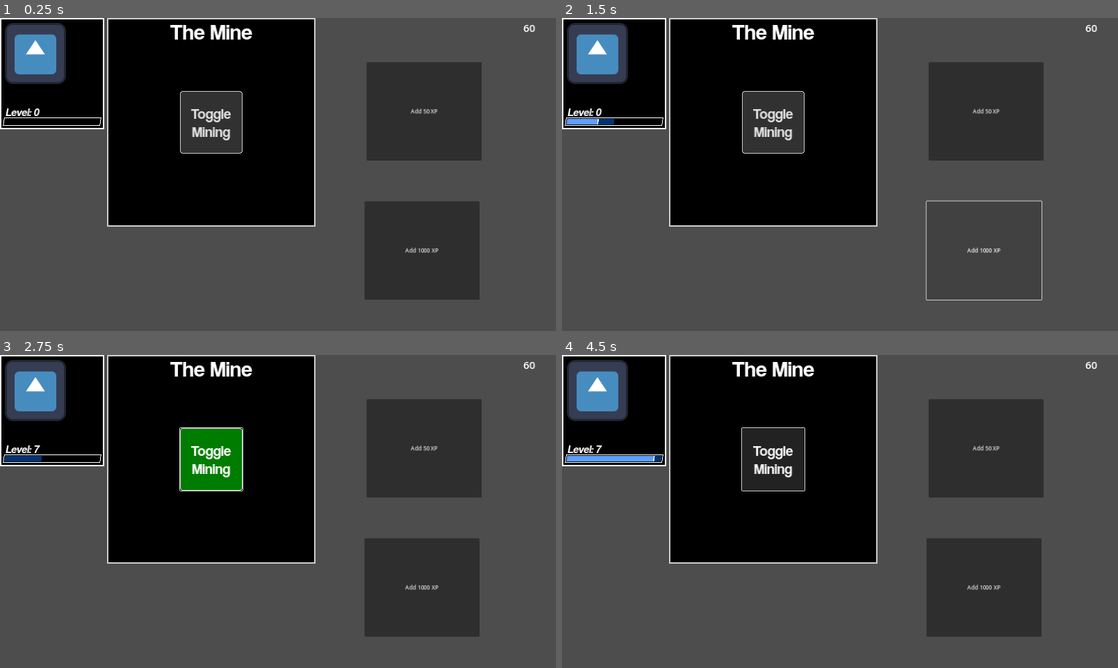
Above: before the commit, frames 1-4 (two rows, left to right).
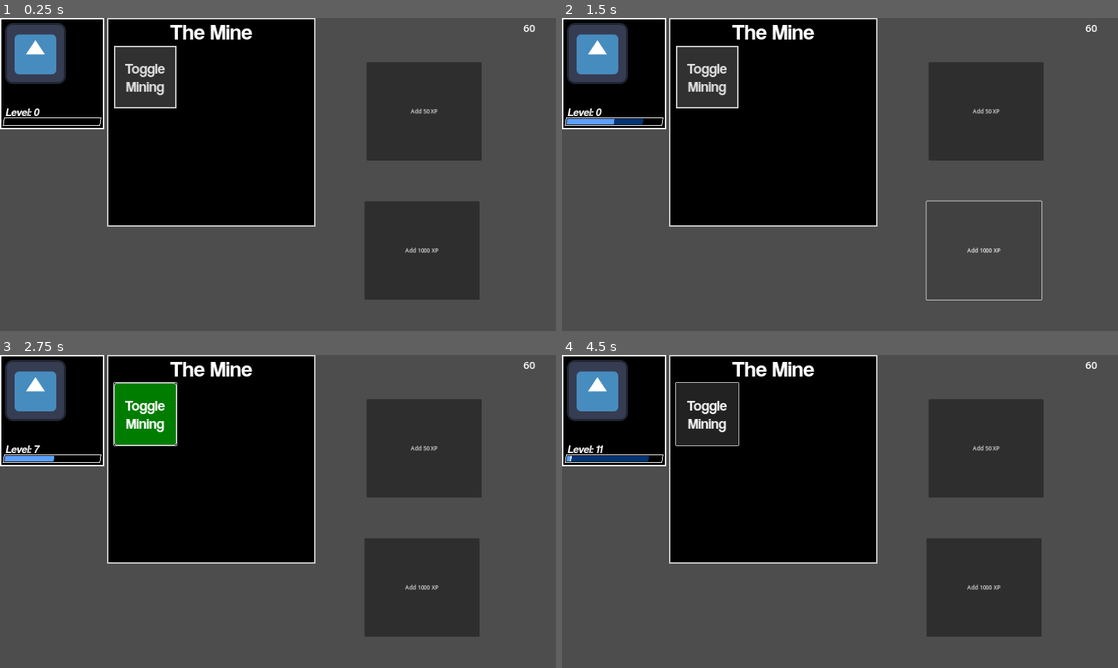
Above: after the commit, the same moments.

Repository: cphase/button-game
Game: Godot game, scene res://main.tscn
Same seed, same stepped clock (60 frames per second), same inputs: the game is played once before the commit and once after it. The engine's default icon, where the game draws it, is replaced by a stand-in: a white triangle on a blue panel in a dark square.
Inputs:
- Up to frame 1 (0.25 s): no input
- Up to frame 2 (1.5 s): click "Add 50 XP" at 0.5 s; click "Add 1000 XP" at 1.25 s
- Up to frame 3 (2.75 s): click "Toggle Mining" at 2 s
- Up to frame 4 (4.5 s): click "Add 50 XP" at 2.75 s; click "Add 1000 XP" at 3.5 s; click "Toggle Mining" at 4.25 s

The runs differ from the first frame. In frame 1, 4.5% of the frame differs, in the area x 20-44%, y 8-44%; in frame 2, 4.6%; in frame 3, 4.9%; in frame 4, 5.0%, in the area x 1-44%, y 8-44%.
Error after the commit: Parse Error: Expected ":" or "=" after dictionary key. (res://mining_scene.gd:6)

Commit message:
added mining stuff, speed up animation

Diff:
--- a/mining_scene.gd
+++ b/mining_scene.gd
@@ -3,8 +3,13 @@
 signal mined_something(item)
 
 var mining = false
-var item_chances = {}
+var items = {"Stone, Coal, Iron, Gold, Diamond"}
+var item_chances = {0.5, 0.3, 0.2, 0.1, 0.01}
+var mining_speed = 1
+var mining_multiplier = 1
 #figure out how chances work with pick and levels
+
+var physics_frame_count = 0
 
 # Called when the node enters the scene tree for the first time.
 func _ready():
@@ -16,8 +21,12 @@
 	pass
 
 func _physics_process(delta):
-	if mining:
-		pass
+	physics_frame_count += 1
+	#animate at a constant framerate
+	if physics_frame_count >= (1 / delta) / mining_speed:
+		if mining:
+			$MinePanel/MinedItemsLabel.text = str($MinePanel/MinedItemsLabel.text, "hello\n")
+		physics_frame_count = 0
 
 func _on_button_toggled(toggled_on):
 	mining = toggled_on
--- a/mining_scene.tscn
+++ b/mining_scene.tscn
@@ -12,14 +12,10 @@
 
 [sub_resource type="StyleBoxFlat" id="StyleBoxFlat_jf7a8"]
 bg_color = Color(0.192157, 0.192157, 0.192157, 1)
-border_width_left = 2
-border_width_top = 2
-border_width_right = 2
-border_width_bottom = 2
-corner_radius_top_left = 8
-corner_radius_top_right = 8
-corner_radius_bottom_right = 8
-corner_radius_bottom_left = 8
+border_width_left = 4
+border_width_top = 4
+border_width_right = 4
+border_width_bottom = 4
 
 [sub_resource type="StyleBoxFlat" id="StyleBoxFlat_iisf0"]
 bg_color = Color(0, 0.490196, 0, 1)
@@ -60,10 +56,10 @@
 anchor_top = 0.5
 anchor_right = 0.5
 anchor_bottom = 0.5
-offset_left = -90.0
-offset_top = -90.0
-offset_right = 90.0
-offset_bottom = 90.0
+offset_left = -280.0
+offset_top = -220.0
+offset_right = -100.0
+offset_bottom = -40.0
 grow_horizontal = 2
 grow_vertical = 2
 theme_override_fonts/font = ExtResource("1_elgwo")
@@ -74,4 +70,11 @@
 text = "Toggle
 Mining"
 
+[node name="MinedItemsLabel" type="Label" parent="MinePanel"]
+layout_mode = 0
+offset_left = 220.0
+offset_top = 80.0
+offset_right = 420.0
+offset_bottom = 580.0
+
 [connection signal="toggled" from="MinePanel/Button" to="." method="_on_button_toggled"]
--- a/player_level_display.gd
+++ b/player_level_display.gd
@@ -10,9 +10,8 @@
 @export var bar_length = 272
 
 #levels get animated at 1/2 framerate using toggle
-@export var framerate = 24
-@export var xp_rise_time = 0.5
-var toggle = true;
+@export var framerate = 60
+@export var xp_rise_time = 0.3
 
 var current_xp = 0
 var new_xp = 0
@@ -43,15 +42,13 @@
 	#animate at a constant framerate
 	if physics_frame_count >= (1 / delta) / framerate:
 		#which animation to do based on status
-		toggle = !toggle
 		match anim_status:
 			ANIM_NEW_XP:
 				animate_new_xp()
 			ANIM_XP:
 				animate_xp()
 			ANIM_LEVEL:
-				if toggle:
-					animate_level()
+				animate_level()
 		#reset the frame counter
 		physics_frame_count = 0
 
@@ -75,10 +72,13 @@
 		if held_animation:
 			held_animation = false
 			#temporarily speed up animation to avoid graphical issues
+			'''
+			#Don't think this is needed anymore
 			var temp = xp_rise_time
 			xp_rise_time = 0.1
 			add_xp(new_xp)
 			xp_rise_time = temp
+			'''
 
 func animate_new_xp():
 	xp_stopped.emit()
